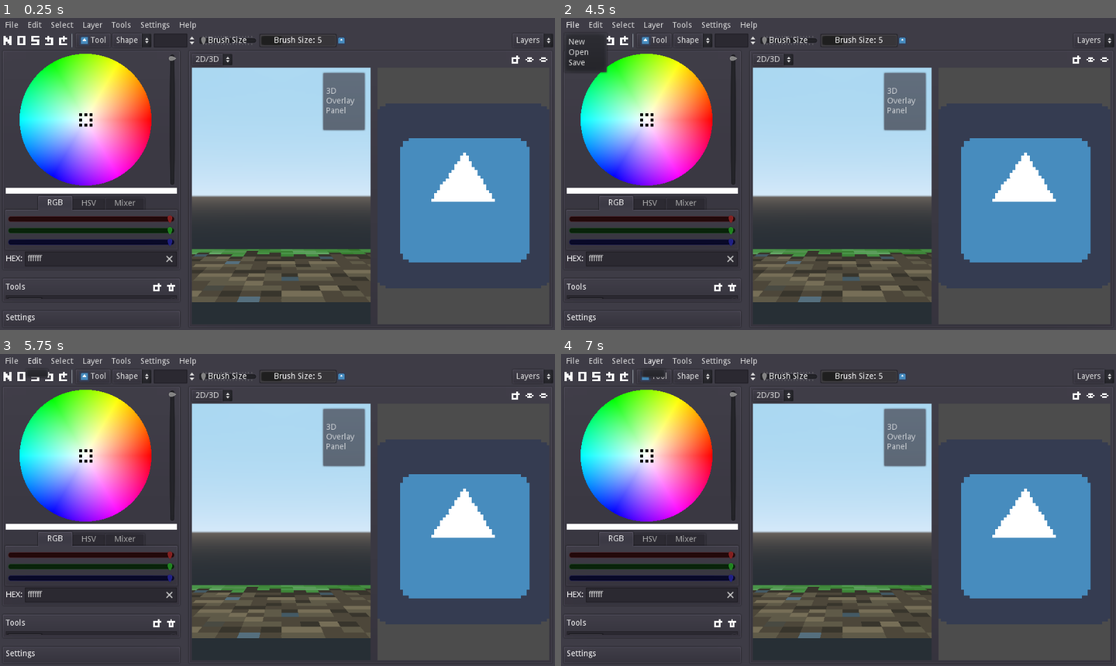
Above: before the commit, frames 1-4 (two rows, left to right).
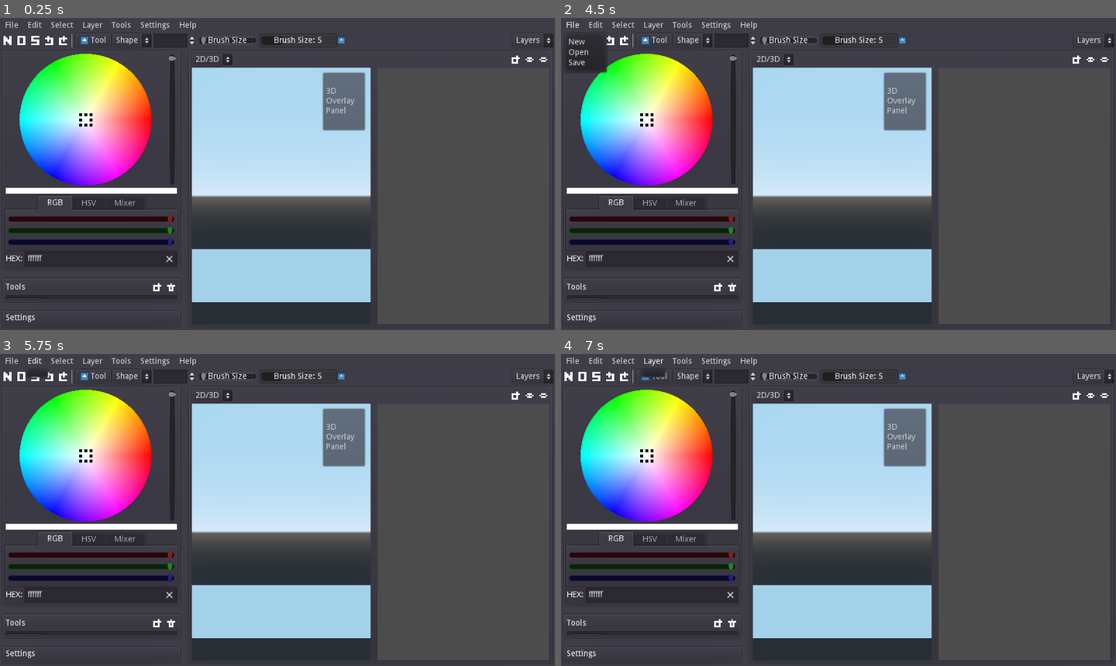
Above: after the commit, the same moments.

Repository: tianer2820/BetterSkin2
Game: Godot game, scene res://assets/gui_root.tscn
Same seed, same stepped clock (60 frames per second), same inputs: the game is played once before the commit and once after it. The engine's default icon, where the game draws it, is replaced by a stand-in: a white triangle on a blue panel in a dark square.
Inputs (mouse positions are in pixels of both pictures, inside the frame that each line leads up to):
- Up to frame 1 (0.25 s): no input
- Up to frame 2 (4.5 s): click (1077, 58) at 0.5 s; click (1088, 58) at 1.25 s; click (1104, 58) at 2 s; click (566, 39) at 2.75 s; click (566, 39) at 3.5 s; click "File" at 4.25 s
- Up to frame 3 (5.75 s): click "Edit" at 5 s
- Up to frame 4 (7 s): click "Select" at 5.75 s; click "Layer" at 6.5 s

The runs differ from the first frame. In frame 1, 15% of the frame differs, in the area x 34-96%, y 38-92%; in frame 2, 15%; in frame 3, 15%; in frame 4, 15%.

Commit message:
optimized skin render method, removed duplicate scripts
skin now only render once a frame

embedded gd-scripts are deleted, individual files are used instead.

Diff:
--- a/assets/main_viewport/2d_panel/2DWorld.tscn
+++ b/assets/main_viewport/2d_panel/2DWorld.tscn
@@ -1,130 +1,11 @@
 [gd_scene load_steps=4 format=2]
 
 [ext_resource path="res://icon.png" type="Texture" id=1]
-
-[sub_resource type="GDScript" id=1]
-script/source = "extends Node2D
-
-signal open_bg_menu
-signal open_ref_menu
-
-
-onready var camera = $Camera2D
-
-
-func _ready() -> void:
-	DocumentManager.connect(\"document_render_changed\", self, \"_update_render\")
-
-
-func _unhandled_input(event: InputEvent) -> void:
-	if event is InputEventMouseButton:
-		event = event as InputEventMouseButton
-		if event.button_index == BUTTON_RIGHT:
-			# popup menu
-			get_tree().set_input_as_handled()
-			emit_signal(\"open_bg_menu\")
-
-
-
-func move_camera(delta: Vector2):
-	camera.position += delta * camera.zoom.x
-
-func scale_camera(factor: float):
-	camera.zoom *= factor
-
-func reset_camera():
-	camera.position = Vector2(0, 0)
-	camera.zoom = Vector2(0.2, 0.2)
-
-
-func _update_render():
-	var new_texture = ImageTexture.new()
-	new_texture.create_from_image(DocumentManager.rendered_skin, 0)
-	$\"2DSkinRect\".texture = new_texture
-"
-
-[sub_resource type="GDScript" id=2]
-script/source = "extends TextureRect
-
-
-var pressed = false
-var _last_dot: Vector2
-
-# Called when the node enters the scene tree for the first time.
-func _ready() -> void:
-	pass # Replace with function body.
-
-
-
-
-func _gui_input(event: InputEvent) -> void:
-	if event is InputEventMouseButton:
-		event = event as InputEventMouseButton
-		if event.button_index == BUTTON_LEFT:
-			if event.pressed:
-				pressed = true
-				if event.control:
-					_pick_color()
-				else:
-					ToolManager.pen_down(get_local_mouse_position())
-			else:
-				# released
-				pressed = false
-				ToolManager.pen_up(get_local_mouse_position())
-
-	elif event is InputEventMouseMotion:
-		event = event as InputEventMouseMotion
-		if pressed:
-			if event.control:
-				_pick_color()
-			else:
-				# continue draw
-				ToolManager.pen_move(get_local_mouse_position())
-
-func _pick_color():
-	var pos = get_local_mouse_position()
-	var img = DocumentManager.rendered_skin
-	img.lock()
-	var color = img.get_pixelv(pos)
-	img.unlock()
-	ToolManager.set_prime_color(color)
-
-func _draw_dot(link: bool):
-	var prime_color = ToolManager.get_prime_color()
-
-	var pos = get_local_mouse_position()
-	var img = DocumentManager.active_document.get_layers()[0].image
-	img.lock()
-	if link:
-		var line = pos - _last_dot
-		if abs(line.x) > abs(line.y):
-			# flat
-			for x in range(int(abs(line.x)) + 1):
-				var re_x = x * sign(line.x)
-				var y = 1 / line.aspect() * re_x
-				img.set_pixel(_last_dot.x + re_x,
-						_last_dot.y + y, prime_color)
-		else:
-			# steep
-			for y in range(int(abs(line.y)) + 1):
-				var re_y = y * sign(line.y)
-				var x = line.aspect() * re_y
-				img.set_pixel(_last_dot.x + x,
-						_last_dot.y + re_y, prime_color)
-	else:
-		img.set_pixel(pos.x, pos.y, prime_color)
-	img.unlock()
-
-#	texture = ImageTexture.new()
-#	texture.create_from_image(img, 0)
-
-	_last_dot = pos
-
-	DocumentManager._document_modified()
-"
+[ext_resource path="res://assets/main_viewport/2d_panel/2Dworld.gd" type="Script" id=2]
+[ext_resource path="res://assets/main_viewport/2d_panel/2D_skin_rect.gd" type="Script" id=3]
 
 [node name="2DWorld" type="Node2D"]
-script = SubResource( 1 )
+script = ExtResource( 2 )
 __meta__ = {
 "_edit_lock_": true
 }
@@ -142,7 +23,7 @@
 grow_vertical = 2
 mouse_filter = 0
 texture = ExtResource( 1 )
-script = SubResource( 2 )
+script = ExtResource( 3 )
 __meta__ = {
 "_edit_use_anchors_": true
 }
--- a/assets/main_viewport/2d_panel/2D_skin_rect.gd
+++ b/assets/main_viewport/2d_panel/2D_skin_rect.gd
@@ -16,21 +16,36 @@
 		event = event as InputEventMouseButton
 		if event.button_index == BUTTON_LEFT:
 			if event.pressed:
-				# pressed
 				pressed = true
-				_draw_dot(false)
+				if event.control:
+					_pick_color()
+				else:
+					ToolManager.pen_down(get_local_mouse_position())
 			else:
 				# released
 				pressed = false
+				ToolManager.pen_up(get_local_mouse_position())
 
 	elif event is InputEventMouseMotion:
-		event = event as InputEventMouseButton
+		event = event as InputEventMouseMotion
 		if pressed:
-			# continue draw
-			_draw_dot(true)
+			if event.control:
+				_pick_color()
+			else:
+				# continue draw
+				ToolManager.pen_move(get_local_mouse_position())
 
+func _pick_color():
+	var pos = get_local_mouse_position()
+	var img = DocumentManager.rendered_skin
+	img.lock()
+	var color = img.get_pixelv(pos)
+	img.unlock()
+	ToolManager.set_prime_color(color)
 
 func _draw_dot(link: bool):
+	var prime_color = ToolManager.get_prime_color()
+
 	var pos = get_local_mouse_position()
 	var img = DocumentManager.active_document.get_layers()[0].image
 	img.lock()
@@ -42,16 +57,16 @@
 				var re_x = x * sign(line.x)
 				var y = 1 / line.aspect() * re_x
 				img.set_pixel(_last_dot.x + re_x,
-						_last_dot.y + y, Color(0, 0, 0))
+						_last_dot.y + y, prime_color)
 		else:
 			# steep
 			for y in range(int(abs(line.y)) + 1):
 				var re_y = y * sign(line.y)
 				var x = line.aspect() * re_y
 				img.set_pixel(_last_dot.x + x,
-						_last_dot.y + re_y, Color(0, 0, 0))
+						_last_dot.y + re_y, prime_color)
 	else:
-		img.set_pixel(pos.x, pos.y, Color(0, 0, 0))
+		img.set_pixel(pos.x, pos.y, prime_color)
 	img.unlock()
 
 #	texture = ImageTexture.new()
--- a/assets/main_viewport/2d_panel/2Dworld.gd
+++ b/assets/main_viewport/2d_panel/2Dworld.gd
@@ -1,22 +1,49 @@
 extends Node2D
+
+# signals for viewport menu
+signal open_bg_menu
+signal open_ref_menu
 
 
 onready var camera = $Camera2D
 
 
 func _ready() -> void:
-	DocumentManager.connect("document_render_changed", self, "_update_render")
+	DocumentManager.connect("document_rerendered", self, "_refresh_render")
+
+
+func _unhandled_input(event: InputEvent) -> void:
+	if event is InputEventMouseButton:
+		event = event as InputEventMouseButton
+		if event.button_index == BUTTON_RIGHT:
+			# popup menu
+			get_tree().set_input_as_handled()
+			emit_signal("open_bg_menu")
+
 
 
 func move_camera(delta: Vector2):
 	camera.position += delta * camera.zoom.x
 
-
 func scale_camera(factor: float):
 	camera.zoom *= factor
 
+func reset_camera():
+	camera.position = Vector2(0, 0)
+	camera.zoom = Vector2(0.2, 0.2)
 
-func _update_render():
+
+func _refresh_render():
 	var new_texture = ImageTexture.new()
 	new_texture.create_from_image(DocumentManager.rendered_skin, 0)
 	$"2DSkinRect".texture = new_texture
+
+
+
+# ref images
+func show_all_ref():
+	assert(false, "unimplemented")
+func hide_all_ref():
+	assert(false, "unimplemented")
+func add_ref(image: Image, pos: Vector2):
+	assert(false, "unimplemented")
--- a/assets/main_viewport/2d_panel/2d_panel.tscn
+++ b/assets/main_viewport/2d_panel/2d_panel.tscn
@@ -1,59 +1,8 @@
-[gd_scene load_steps=5 format=2]
+[gd_scene load_steps=4 format=2]
 
 [ext_resource path="res://assets/main_viewport/2d_panel/2DWorld.tscn" type="PackedScene" id=1]
 [ext_resource path="res://assets/main_viewport/2d_panel/2Dviewport_renderer.gd" type="Script" id=2]
 [ext_resource path="res://assets/main_viewport/2d_panel/2d_panel.gd" type="Script" id=3]
-
-[sub_resource type="GDScript" id=1]
-script/source = "extends Node2D
-
-# signals for viewport menu
-signal open_bg_menu
-signal open_ref_menu
-
-
-onready var camera = $Camera2D
-
-
-func _ready() -> void:
-	DocumentManager.connect(\"document_render_changed\", self, \"_update_render\")
-
-
-func _unhandled_input(event: InputEvent) -> void:
-	if event is InputEventMouseButton:
-		event = event as InputEventMouseButton
-		if event.button_index == BUTTON_RIGHT:
-			# popup menu
-			get_tree().set_input_as_handled()
-			emit_signal(\"open_bg_menu\")
-
-
-
-func move_camera(delta: Vector2):
-	camera.position += delta * camera.zoom.x
-
-func scale_camera(factor: float):
-	camera.zoom *= factor
-
-func reset_camera():
-	camera.position = Vector2(0, 0)
-	camera.zoom = Vector2(0.2, 0.2)
-
-
-func _update_render():
-	var new_texture = ImageTexture.new()
-	new_texture.create_from_image(DocumentManager.rendered_skin, 0)
-	$\"2DSkinRect\".texture = new_texture
-
-
-# ref images
-func show_all_ref():
-	assert(false, \"unimplemented\")
-func hide_all_ref():
-	assert(false, \"unimplemented\")
-func add_ref(image: Image, pos: Vector2):
-	assert(false, \"unimplemented\")
-"
 
 [node name="2DPanel" type="Control"]
 margin_left = 415.0
@@ -82,7 +31,6 @@
 gui_disable_input = true
 
 [node name="2DWorld" parent="ViewportRenderer/2DViewport" instance=ExtResource( 1 )]
-script = SubResource( 1 )
 
 [node name="BackgroundMenu" type="PopupMenu" parent="."]
 margin_left = 51.0
@@ -91,5 +39,4 @@
 margin_bottom = 54.0
 items = [ "Add Reference", null, 0, false, false, 0, 0, null, "", false, "Reset Canvas", null, 0, false, false, 1, 0, null, "", false ]
 
-[connection signal="open_bg_menu" from="ViewportRenderer/2DViewport/2DWorld" to="." method="_on_2DWorld_open_bg_menu"]
 [connection signal="id_pressed" from="BackgroundMenu" to="." method="_on_BackgroundMenu_id_pressed"]
--- a/assets/main_viewport/3d_panel/3DWorld.gd
+++ b/assets/main_viewport/3d_panel/3DWorld.gd
@@ -5,9 +5,10 @@
 var _camera_pitch = 0
 
 onready var _cam_root = $CameraRoot
+onready var _camera = $CameraRoot/Camera
 
 func _ready() -> void:
-	DocumentManager.connect("document_render_changed", self, "_update_render")
+	DocumentManager.connect("document_rerendered", self, "_refresh_render")
 
 
 
@@ -26,12 +27,14 @@
 
 
 func scale_camera(factor: float):
-#	camera.zoom *= factor
+	var new_fov = _camera.fov * factor
+	new_fov = clamp(new_fov, 20, 90)
+	_camera.fov = new_fov
 	pass
 
 
-func _update_render():
-	var mat = $MeshInstance.get_surface_material(0) as SpatialMaterial
+func _refresh_render():
+	var mat = $Ground.get_surface_material(0) as SpatialMaterial
 
 	var tex = ImageTexture.new()
 	tex.create_from_image(DocumentManager.rendered_skin, 0)
--- a/assets/main_viewport/3d_panel/3DWorld.tscn
+++ b/assets/main_viewport/3d_panel/3DWorld.tscn
@@ -1,50 +1,7 @@
 [gd_scene load_steps=5 format=2]
 
 [ext_resource path="res://arts/grass_block_side.png" type="Texture" id=1]
-
-[sub_resource type="GDScript" id=3]
-script/source = "extends Spatial
-
-
-var _camera_facing = 0
-var _camera_pitch = 0
-
-onready var _cam_root = $CameraRoot
-onready var _camera = $CameraRoot/Camera
-
-func _ready() -> void:
-	DocumentManager.connect(\"document_render_changed\", self, \"_update_render\")
-
-
-
-func move_camera(delta: Vector2):
-	_camera_facing += delta.x / 3
-	_camera_pitch += delta.y / 3
-	_camera_pitch = clamp(_camera_pitch, -90, 90)
-
-
-	var trans = Basis(Vector3(1, 0, 0),
-			_camera_pitch / 180 * PI)
-	trans = trans.rotated(Vector3(0, 1, 0),
-			_camera_facing / 180 * PI)
-	trans = trans.scaled(_cam_root.transform.basis.get_scale())
-	_cam_root.transform.basis = trans
-
-
-func scale_camera(factor: float):
-	var new_fov = _camera.fov * factor
-	new_fov = clamp(new_fov, 20, 90)
-	_camera.fov = new_fov
-	pass
-
-
-func _update_render():
-	var mat = $Ground.get_surface_material(0) as SpatialMaterial
-
-	var tex = ImageTexture.new()
-	tex.create_from_image(DocumentManager.rendered_skin, 0)
-	mat.albedo_texture = tex
-"
+[ext_resource path="res://assets/main_viewport/3d_panel/3Dworld.gd" type="Script" id=2]
 
 [sub_resource type="QuadMesh" id=1]
 
@@ -52,7 +9,7 @@
 albedo_texture = ExtResource( 1 )
 
 [node name="3DWorld" type="Spatial"]
-script = SubResource( 3 )
+script = ExtResource( 2 )
 
 [node name="Ground" type="MeshInstance" parent="."]
 transform = Transform( 1, 0, 0, 0, -4.37114e-08, 1, 0, -1, -4.37114e-08, 0, 0, 0 )
--- a/assets/main_viewport/3d_panel/3d_panel.tscn
+++ b/assets/main_viewport/3d_panel/3d_panel.tscn
@@ -1,52 +1,8 @@
-[gd_scene load_steps=5 format=2]
+[gd_scene load_steps=4 format=2]
 
 [ext_resource path="res://assets/main_viewport/3d_panel/3DWorld.tscn" type="PackedScene" id=1]
 [ext_resource path="res://assets/main_viewport/3d_panel/3d_panel.gd" type="Script" id=2]
 [ext_resource path="res://assets/main_viewport/3d_panel/3Dviewport_renderer.gd" type="Script" id=3]
-
-[sub_resource type="GDScript" id=3]
-script/source = "extends Spatial
-
-
-var _camera_facing = 0
-var _camera_pitch = 0
-
-onready var _cam_root = $CameraRoot
-onready var _camera = $CameraRoot/Camera
-
-func _ready() -> void:
-	DocumentManager.connect(\"document_render_changed\", self, \"_update_render\")
-
-
-
-func move_camera(delta: Vector2):
-	_camera_facing += delta.x / 3
-	_camera_pitch += delta.y / 3
-	_camera_pitch = clamp(_camera_pitch, -90, 90)
-
-
-	var trans = Basis(Vector3(1, 0, 0),
-			_camera_pitch / 180 * PI)
-	trans = trans.rotated(Vector3(0, 1, 0),
-			_camera_facing / 180 * PI)
-	trans = trans.scaled(_cam_root.transform.basis.get_scale())
-	_cam_root.transform.basis = trans
-
-
-func scale_camera(factor: float):
-	var new_fov = _camera.fov * factor
-	new_fov = clamp(new_fov, 20, 90)
-	_camera.fov = new_fov
-	pass
-
-
-func _update_render():
-	var mat = $Ground.get_surface_material(0) as SpatialMaterial
-
-	var tex = ImageTexture.new()
-	tex.create_from_image(DocumentManager.rendered_skin, 0)
-	mat.albedo_texture = tex
-"
 
 [node name="3DPanel" type="Control"]
 margin_right = 403.0
@@ -72,7 +28,6 @@
 gui_disable_input = true
 
 [node name="3DWorld" parent="ViewportRenderer/3DViewport" instance=ExtResource( 1 )]
-script = SubResource( 3 )
 
 [node name="3DOverlay" type="PanelContainer" parent="."]
 modulate = Color( 1, 1, 1, 0.690196 )
--- a/scripts/document_manager.gd
+++ b/scripts/document_manager.gd
@@ -1,18 +1,27 @@
 extends Node
+
+
+signal document_rerendered
 
 
 var active_document: SkinDocument
 var buffer_layer: SkinLayer
 var rendered_skin: Image
 
-signal document_render_changed
+
+var _queue_render_skin: bool = true
 
 
 # Called when the node enters the scene tree for the first time.
 func _ready() -> void:
 	# test code
 	active_document = SkinDocument.new(SkinDocument.TYPE_STEVE)
-	emit_signal("document_render_changed")
+
+func _process(delta: float) -> void:
+	if _queue_render_skin:
+		rendered_skin = SkinRenderer.render_skin_doc(active_document)
+		emit_signal("document_rerendered")
+		_queue_render_skin = false
 
 
 func create_new_skin():
@@ -37,10 +46,6 @@
 	return active_document.get_active_layer()
 
 
-# should be called only by SkinDocument class
-# will update the render and send signal
-func _document_modified():
-	# update render
-	rendered_skin = SkinRenderer.render_skin_doc(active_document)
-#	rendered_skin = active_document.get_layers()[0].image
-	emit_signal("document_render_changed")
+# queue render skin on next frame. Must be called when skin is modified.
+func queue_render_skin():
+	_queue_render_skin = true
--- a/scripts/tools/test_tool.gd
+++ b/scripts/tools/test_tool.gd
@@ -35,4 +35,4 @@
 	img.lock()
 	img.set_pixelv(uv, ToolManager.get_prime_color())
 	img.unlock()
-	DocumentManager._document_modified()
+	DocumentManager.queue_render_skin()
